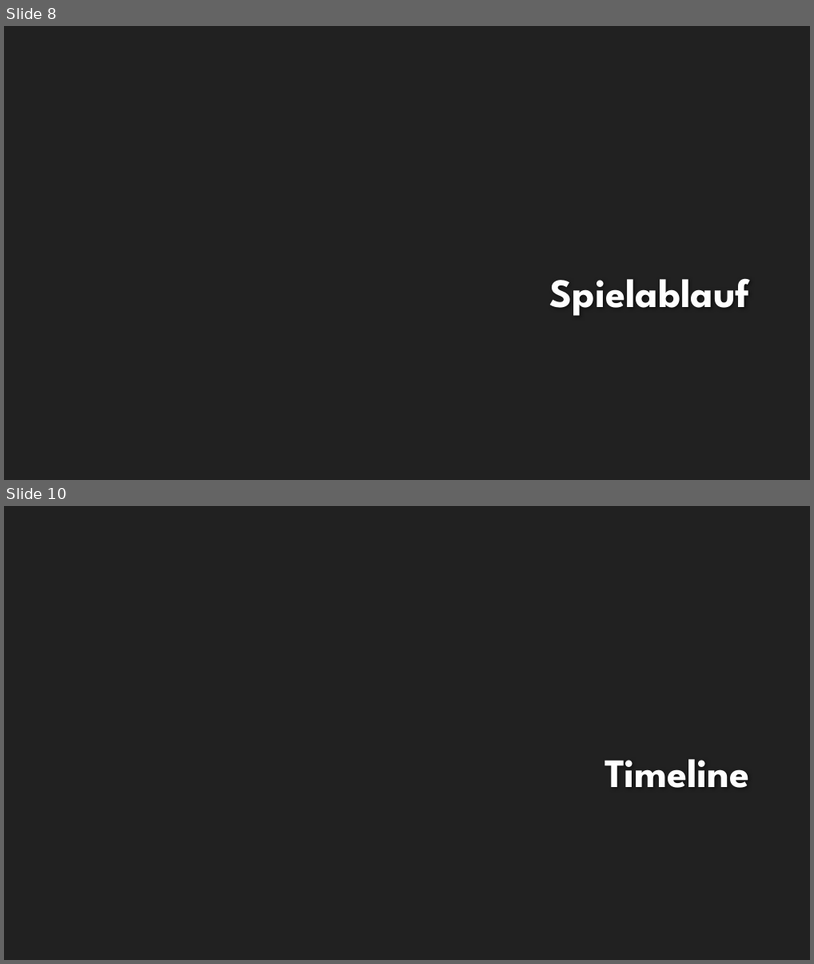
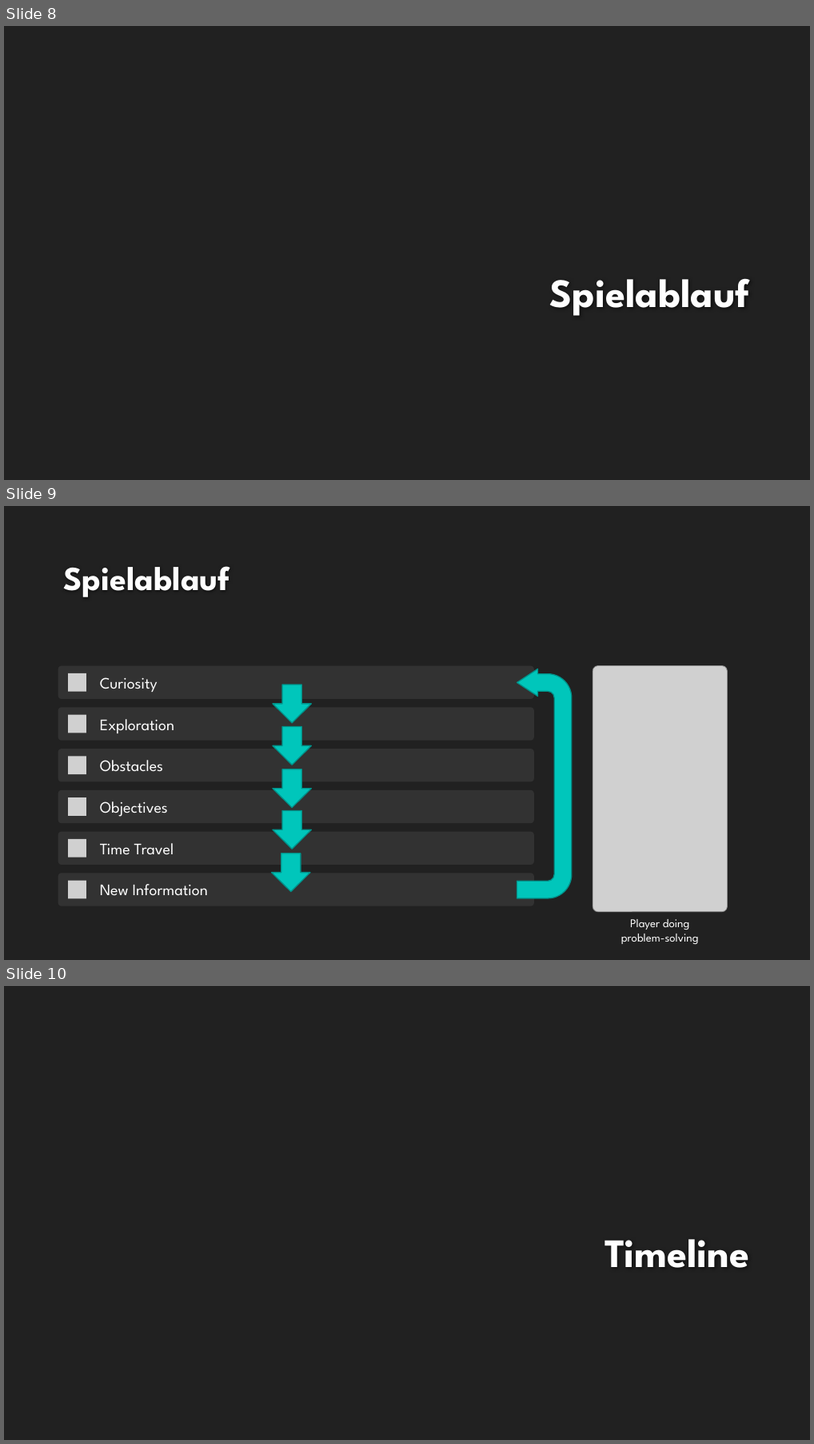
Before and after one commit to EmKaCe/DoctorWhy, a slide deck: Information/Präsentation.pptx. Shown one above the other, each under a label of ours: slides 8 and 10 before the commit, slides 8, 9 and 10 after it; the slides between them are not shown. The pictures are 814x964 and 814x1444 pixels, drawn with LibreOffice and Linux fonts; fonts in the diff are those of the drawing; grey boxes stand for pictures; background and template pictures are left out. Boxes give left, top, right and bottom in pixels: in the first picture for what was removed or moved away, otherwise in the second. Text is boxed around its words. In the diff, an @@ line names an element or a change of style, - is before the commit and + after.

```diff
--- a/Information/Präsentation.pptx
+++ b/Information/Präsentation.pptx
@@ slide 9 added at (4, 506, 810, 960), background #212121 @@
@@ title added at (64, 566, 230, 597), 40 pt, text #FEFEFE, bold @@
+Spielablauf
@@ uturn arrow added at (518, 668, 572, 898), fill #00C6BB, outline #00928A 1.25 pt @@
@@ picture added at (594, 666, 728, 912) @@
@@ down arrow added at (273, 684, 311, 723), fill #00C6BB, outline #00928A 1.25 pt @@
@@ down arrow added at (273, 726, 311, 764), fill #00C6BB, outline #00928A 1.25 pt @@
@@ down arrow added at (273, 769, 311, 808), fill #00C6BB, outline #00928A 1.25 pt @@
@@ down arrow added at (273, 810, 311, 848), fill #00C6BB, outline #00928A 1.25 pt @@
@@ down arrow added at (272, 853, 310, 892), fill #00C6BB, outline #00928A 1.25 pt @@
@@ group added at (58, 666, 534, 906): 6 rounded rectangles, 6 pictures, 6 texts @@
+Curiosity
+Exploration
+Obstacles
+Objectives
+Time Travel
+New Information
@@ text added at (622, 919, 699, 944), 14 pt, text #FFFFFF @@
+Player doing
+problem-solving
```
Also in this commit, not shown: 4 slides changed, 5 other slides added, 4 slides removed.
